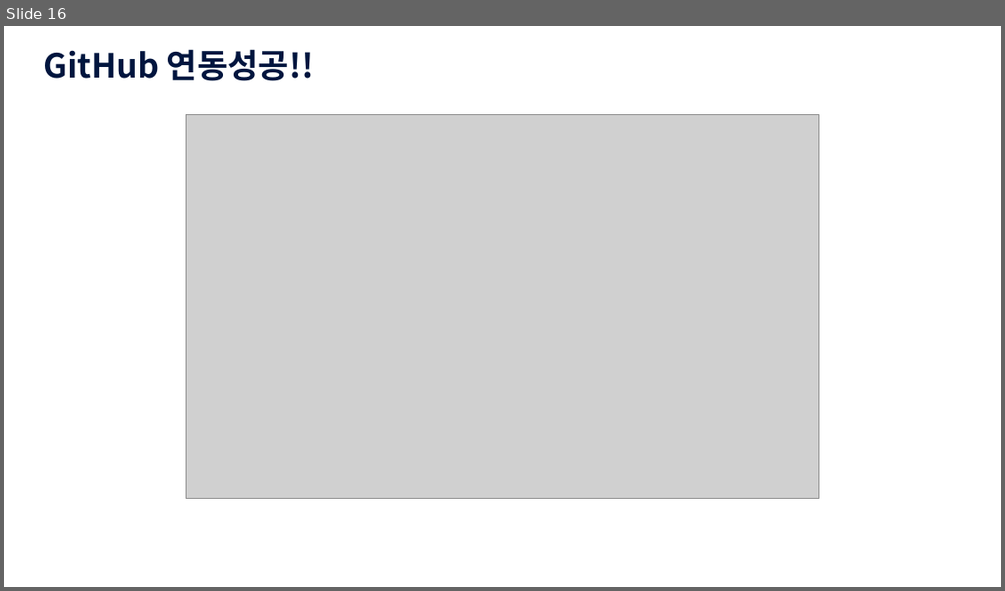
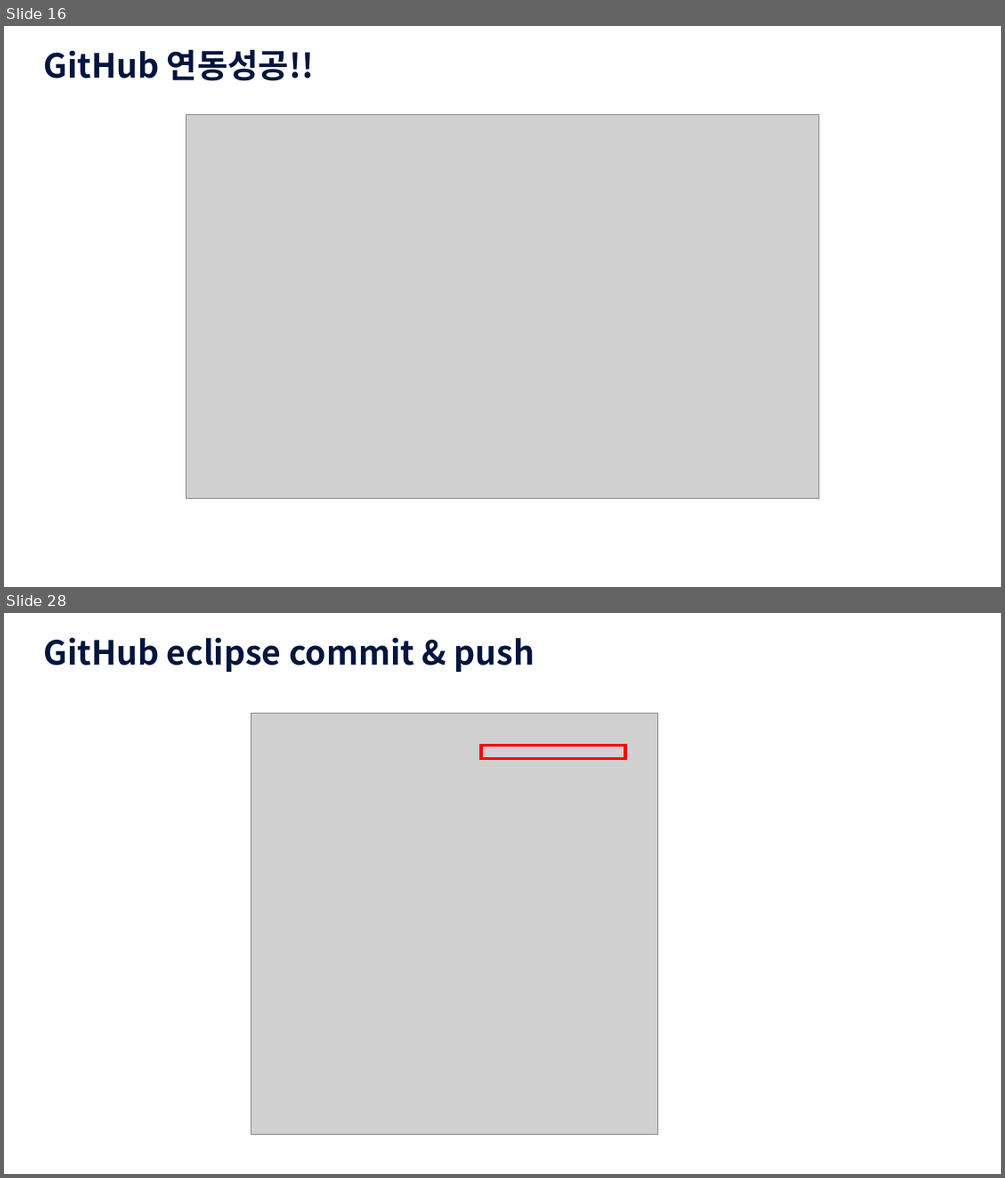
Before and after one commit to dobby2025/JavaSE, a slide deck: JAVA_GitHub연동.pptx. Shown one above the other, each under a label of ours: slide 16 before the commit, slides 16 and 28 after it; the slides between them are not shown. The pictures are 1005x591 and 1005x1178 pixels, drawn with LibreOffice and Linux fonts; fonts in the diff are those of the drawing; grey boxes stand for pictures; background and template pictures are left out. Boxes give left, top, right and bottom in pixels: in the first picture for what was removed or moved away, otherwise in the second. Text is boxed around its words. In the diff, an @@ line names an element or a change of style, - is before the commit and + after.

```diff
--- a/JAVA_GitHub연동.pptx
+++ b/JAVA_GitHub연동.pptx
@@ slide 28 added at [4, 613, 1001, 1174], background picture (left out) @@
@@ text added at [43, 637, 534, 672], 32 pt, text #00153E, bold @@
+GitHub eclipse commit & push
@@ picture added at [251, 713, 658, 1134] @@
@@ rectangle added at [481, 746, 625, 759], outline #FF0000 3 pt @@
```
Also in this commit, not shown: 14 other slides added.
